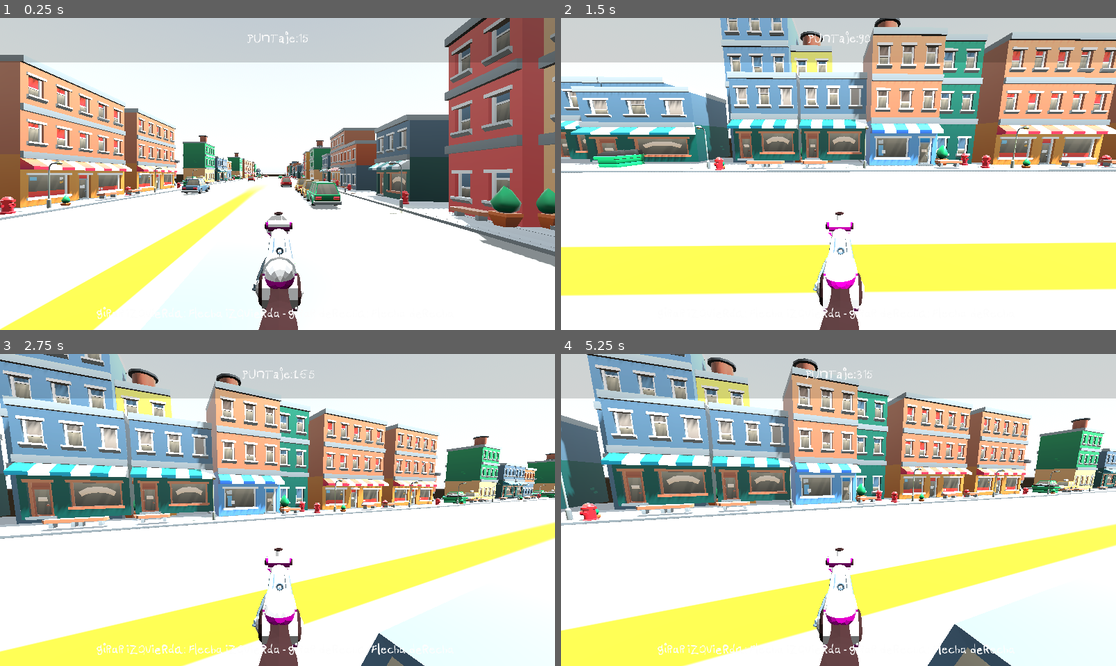
Above: before the commit, frames 1-4 (two rows, left to right).
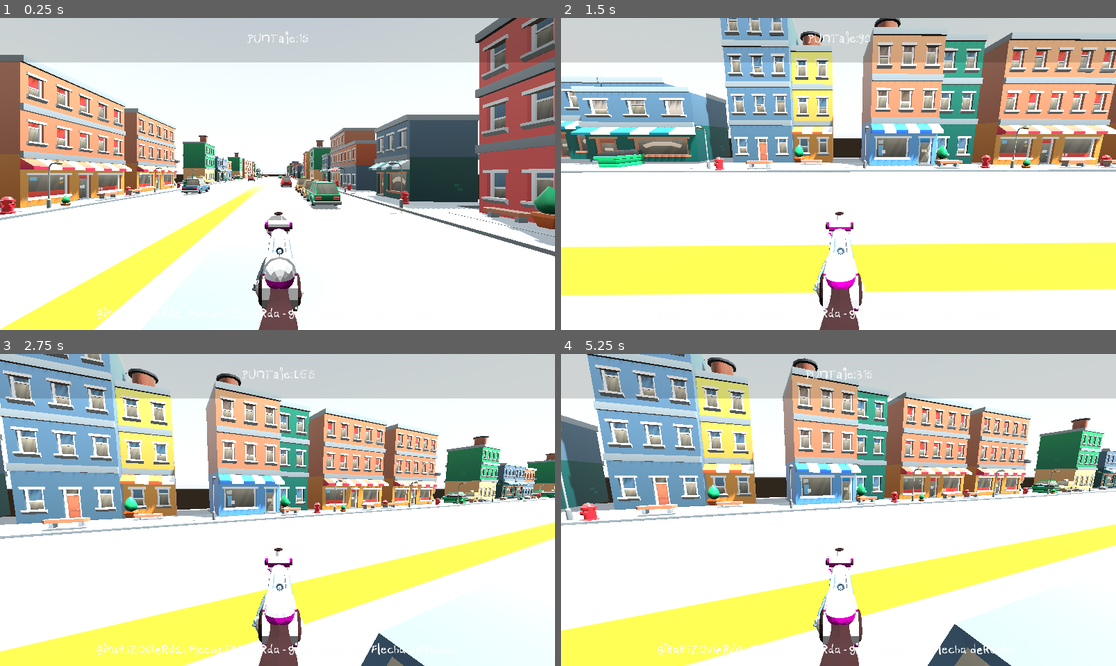
Above: after the commit, the same moments.

Repository: franciscoenriq/Panhales-en-Fuga
Game: Godot game, scene res://scenes/Volante/new_volante.tscn
Two runs of this game, one before a commit and one after it. Both use one fixed random seed, a clock stepped at 60 frames per second and the inputs below. This scene is started directly instead of the project's main scene. A sky picture missing from this copy of the repository is replaced by a grey-blue gradient.
Inputs (mouse positions are in pixels of both pictures, inside the frame that each line leads up to):
- Up to frame 1 (0.25 s): no input
- Up to frame 2 (1.5 s): move the mouse to (960, 158) at 0.52 s; press the mouse at (960, 158) at 0.53 s; hold L (p_right) 0.53-1.28 s; tap M (p_jump) at 0.77 s; move the mouse to (810, 174) at 1.27 s; release the mouse at (810, 174) at 1.28 s; hold W (forward) from 1.28 s (still down); tap X (clutch) at 1.35 s
- Up to frame 3 (2.75 s): keep holding W (forward); tap M (p_jump) at 1.52 s; click (249, 510) at 1.55 s; tap Enter at 2 s; move the mouse to (288, 503) at 2.02 s; hold A (gas) from 2.03 s (still down); click (288, 503) at 2.3 s
- Up to frame 4 (5.25 s): keep holding W (forward); move the mouse to (832, 516) at 2.77 s; release A (gas) at 2.78 s; click (832, 516) at 2.85 s; tap M (p_jump) at 3.02, 3.77, 4.52 s; move the mouse to (877, 513) at 3.52 s; hold F (test) 3.53-4.28 s; click (877, 513) at 3.8 s; move the mouse to (794, 506) at 4.27 s; click (794, 506) at 4.35 s; move the mouse to (844, 510) at 5.02 s; hold X (clutch) from 5.03 s (still down)

The runs differ from the first frame. In frame 1, 9.5% of the frame differs, in the area x 76-100%, y 0-80%; in frame 2, 6.6%; in frame 3, 12%, in the area x 0-62%, y 13-57%; in frame 4, 10%.

Commit message:
Update new_volante.tscn

Diff:
--- a/scenes/Volante/new_volante.tscn
+++ b/scenes/Volante/new_volante.tscn
@@ -1,9 +1,8 @@
-[gd_scene load_steps=15 format=3 uid="uid://bv5x47g72yeou"]
+[gd_scene load_steps=14 format=3 uid="uid://bv5x47g72yeou"]
 
 [ext_resource type="Texture2D" uid="uid://clnq68ag802k4" path="res://Assets/KayKit_City_Builder_Bits_1.0_FREE/BlueSkySkybox.png" id="1_vo1pk"]
 [ext_resource type="PackedScene" uid="uid://fk4aefrfp3pv" path="res://scripts/TerrainController.tscn" id="3_5y2k5"]
 [ext_resource type="PackedScene" uid="uid://b03fwjrmf1jpd" path="res://scenes/Volante/messageBar.tscn" id="4_i5ci0"]
-[ext_resource type="PackedScene" uid="uid://ggu1ki64l4vq" path="res://terrain_blocks/terrain_0.tscn" id="5_s4a7t"]
 [ext_resource type="Script" path="res://scripts/car_generator.gd" id="6_a7of1"]
 [ext_resource type="Script" path="res://scenes/Volante/car.gd" id="6_n3ylf"]
 [ext_resource type="PackedScene" uid="uid://btg4amtrf8vwh" path="res://Assets/KayKit_City_Builder_Bits_1.0_FREE/Assets/gltf/car_sedan.gltf" id="6_vycrg"]
@@ -52,8 +51,6 @@
 
 [node name="messageBar" parent="." instance=ExtResource("4_i5ci0")]
 
-[node name="Terrain_1" parent="." instance=ExtResource("5_s4a7t")]
-
 [node name="PI1" type="Node3D" parent="."]
 transform = Transform3D(1, 0, 0, 0, 1, 0, 0, 0, 1, 7.46441, 0, 0)
 script = ExtResource("6_a7of1")
